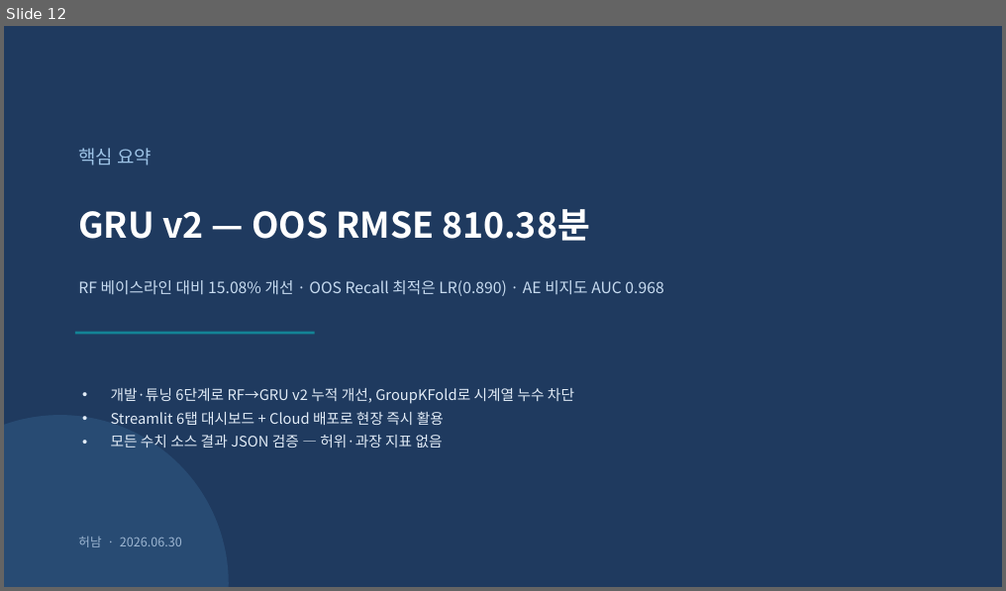
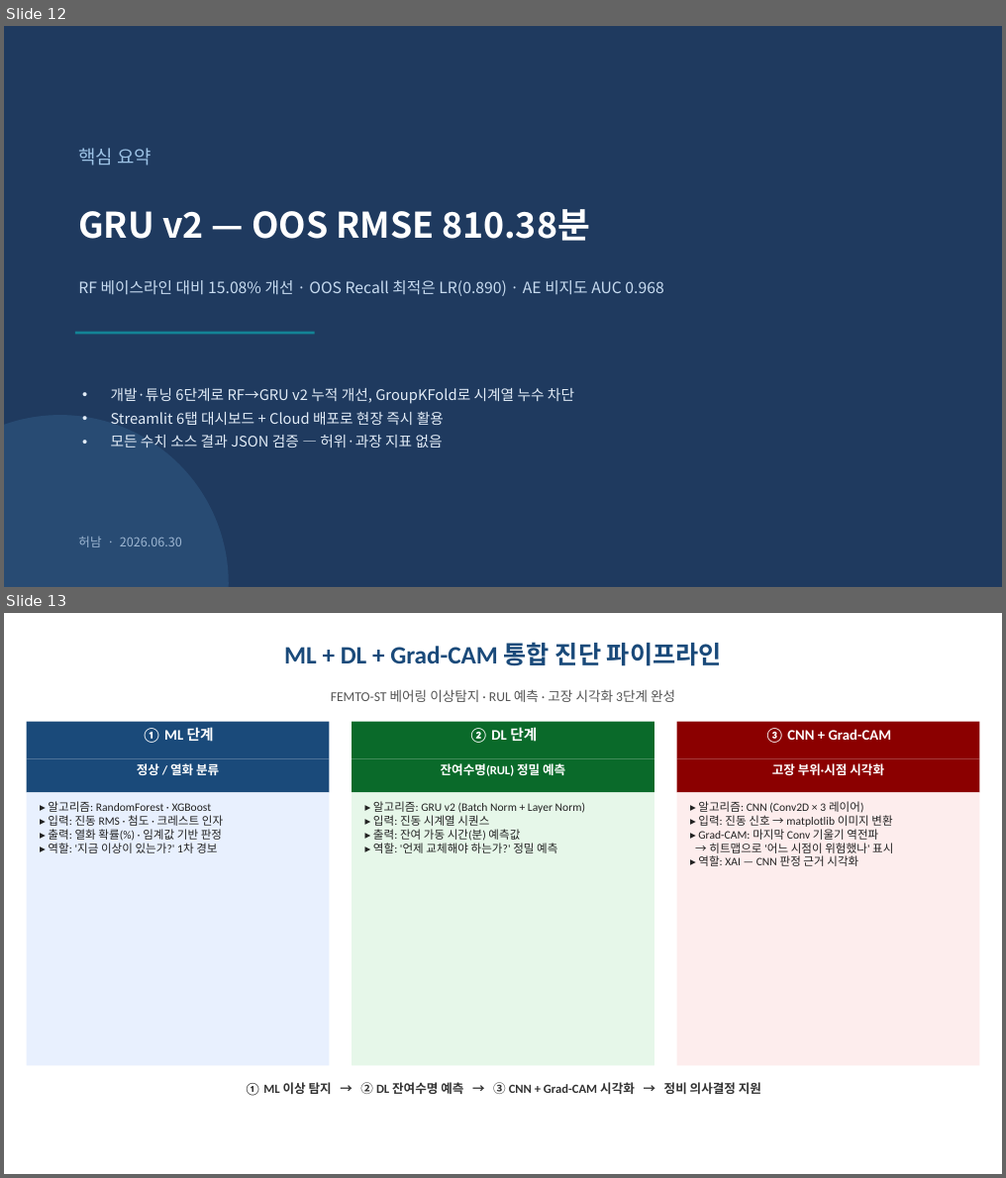
Before and after one commit to vapsnamheo-dev/AISOURCE, a slide deck: Homework/DL_FactoryAutomation/산출물/딥러닝_FEMTO_RUL_발표자료_v2.pptx. Shown one above the other, each under a label of ours: slide 12 before the commit, slides 12 and 13 after it. The pictures are 1006x591 and 1006x1178 pixels, drawn with LibreOffice and Linux fonts; fonts in the diff are those of the drawing. Boxes give left, top, right and bottom in pixels: in the first picture for what was removed or moved away, otherwise in the second. Text is boxed around its words. In the diff, an @@ line names an element or a change of style, - is before the commit and + after.

Commit message:
feat: ML+DL+GradCAM 통합 파이프라인 — Streamlit CSV Grad-CAM + PPT 슬라이드 + Word 부록K 추가

```diff
--- a/Homework/DL_FactoryAutomation/산출물/딥러닝_FEMTO_RUL_발표자료_v2.pptx
+++ b/Homework/DL_FactoryAutomation/산출물/딥러닝_FEMTO_RUL_발표자료_v2.pptx
@@ slide 13 added at bbox=[4, 613, 1002, 1174], background #FFFFFF @@
@@ text added at bbox=[284, 642, 722, 666], 24 pt, text #1A4A7A, bold @@
+ML + DL + Grad-CAM 통합 진단 파이프라인
@@ text added at bbox=[331, 689, 675, 702], 13 pt, text #555555 @@
+FEMTO-ST 베어링 이상탐지 · RUL 예측 · 고장 시각화 3단계 완성
@@ rectangle added at bbox=[27, 722, 329, 759], fill #1A4A7A @@
@@ text added at bbox=[142, 727, 214, 743], 14 pt, text #FFFFFF, bold @@
+① ML 단계
@@ rectangle added at bbox=[351, 722, 653, 759], fill #0A6A2A @@
@@ text added at bbox=[469, 727, 537, 743], 14 pt, text #FFFFFF, bold @@
+② DL 단계
@@ rectangle added at bbox=[677, 722, 979, 759], fill #8B0000 @@
@@ text added at bbox=[765, 728, 892, 743], 14 pt, text #FFFFFF, bold @@
+③ CNN + Grad-CAM
@@ rectangle added at bbox=[27, 759, 329, 792], fill #1A4A7A @@
@@ rectangle added at bbox=[351, 759, 653, 792], fill #0A6A2A @@
@@ rectangle added at bbox=[677, 759, 979, 792], fill #8B0000 @@
@@ text added at bbox=[137, 763, 219, 775], 12 pt, text #FFFFFF, bold @@
+정상 / 열화 분류
@@ text added at bbox=[441, 763, 565, 776], 12 pt, text #FFFFFF, bold @@
+잔여수명(RUL) 정밀 예측
@@ text added at bbox=[772, 763, 884, 775], 12 pt, text #FFFFFF, bold @@
+고장 부위·시점 시각화
@@ rectangle added at bbox=[27, 792, 329, 1065], fill #E8F0FE @@
@@ text added at bbox=[48, 801, 223, 854], 11 pt, text #222222 @@
+▸ 알고리즘: RandomForest · XGBoost
+▸ 입력: 진동 RMS · 첨도 · 크레스트 인자
+▸ 출력: 열화 확률(%) · 임계값 기반 판정
+▸ 역할: '지금 이상이 있는가?' 1차 경보
@@ rectangle added at bbox=[351, 792, 653, 1065], fill #E6F7E9 @@
@@ text added at bbox=[373, 801, 585, 854], 11 pt, text #222222 @@
+▸ 알고리즘: GRU v2 (Batch Norm + Layer Norm)
+▸ 입력: 진동 시계열 시퀀스
+▸ 출력: 잔여 가동 시간(분) 예측값
+▸ 역할: '언제 교체해야 하는가?' 정밀 예측
@@ rectangle added at bbox=[677, 792, 979, 1065], fill #FDEDED @@
@@ text added at bbox=[698, 801, 893, 866], 11 pt, text #222222 @@
+▸ 알고리즘: CNN (Conv2D × 3 레이어)
+▸ 입력: 진동 신호 → matplotlib 이미지 변환
+▸ Grad-CAM: 마지막 Conv 기울기 역전파
+→ 히트맵으로 '어느 시점이 위험했나' 표시
+▸ 역할: XAI — CNN 판정 근거 시각화
@@ text added at bbox=[245, 1082, 761, 1096], 12 pt, text #333333, bold @@
+① ML 이상 탐지 → ② DL 잔여수명 예측 → ③ CNN + Grad-CAM 시각화 → 정비 의사결정 지원
```
Also in this commit, not shown: 2 other files.
